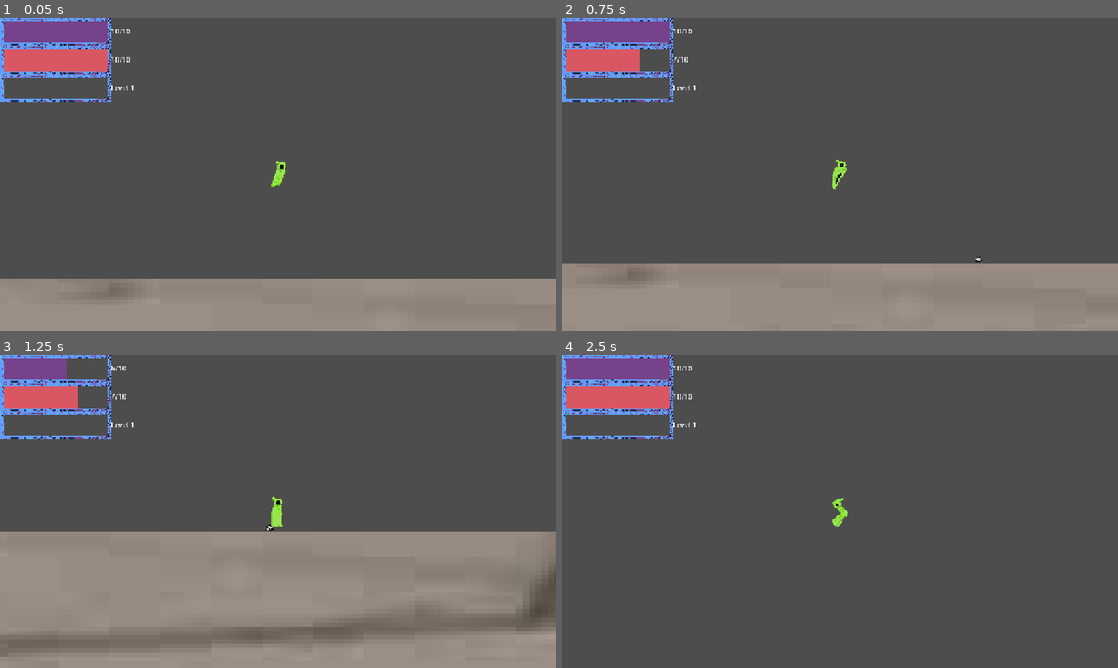
Above: before the commit, frames 1-4 (two rows, left to right).
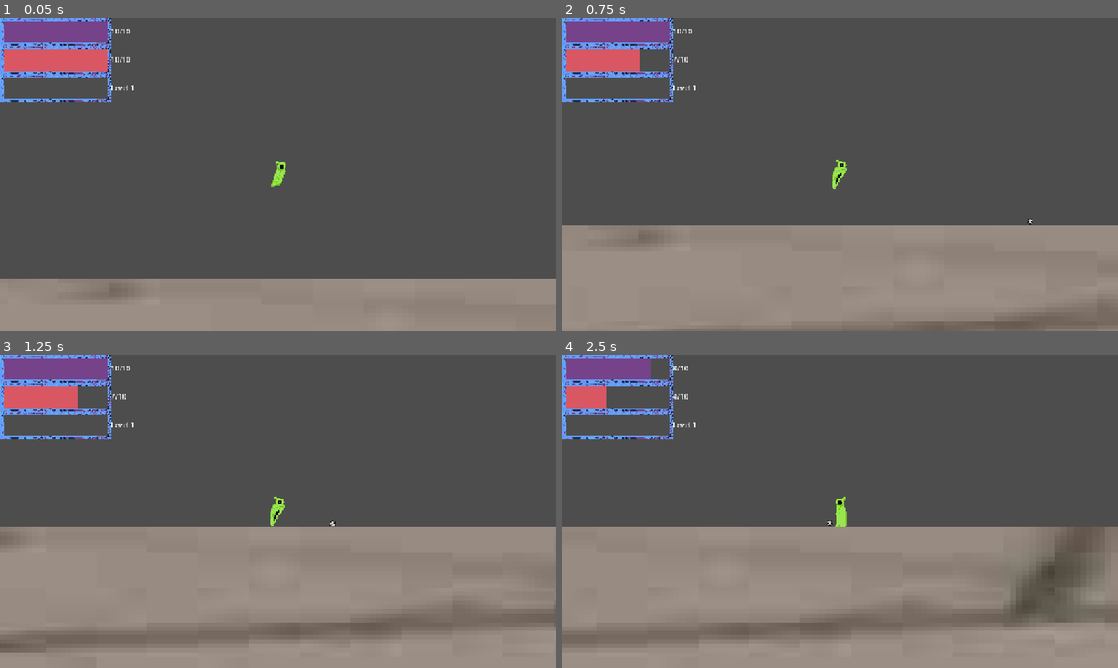
Above: after the commit, the same moments.

Repository: BigGaetan/Doom-rogue-like
Game: Godot game, scene res://scenes/level.tscn
Same seed, same stepped clock (60 frames per second), same inputs: the game is played once before the commit and once after it.
Inputs:
- Up to frame 1 (0.05 s): no input
- Up to frame 2 (0.75 s): tap Enter (ui_accept) at 0.5 s; hold Right (ui_right) from 0.53 s (still down); tap E (cast_spell) at 0.6 s
- Up to frame 3 (1.25 s): keep holding Right (ui_right); tap Enter (ui_accept) at 0.77 s
- Up to frame 4 (2.5 s): tap E (cast_spell) at 1.35, 2.1 s; tap Enter (ui_accept) at 1.52 s; release Right (ui_right) at 2.03 s; hold Left (ui_left) from 2.03 s (still down)

Frame 1 is identical in both runs. In frame 2, 14% of the frame differs, in the area x 0-100%, y 64-100%; in frame 3, 3.1%; in frame 4, 45%, in the area x 0-100%, y 1-100%.

Commit message:
shifting reality mon mate est un sociotpathe

Diff:
--- a/scripts/enemy.gd
+++ b/scripts/enemy.gd
@@ -97,8 +97,8 @@
 		state = "patrol"
 
 func _on_attaque_area_body_entered(body: Node2D) -> void:
-	if body.is_in_group("player"):
+	if body.is_in_group("player") && can_attack:
 		body.take_damage(2, global_position)
 		can_attack = false
-		await get_tree().create_timer(1.0).timeout
+		await get_tree().create_timer(Global.knockback_timer).timeout
 		can_attack = true
--- a/scripts/global.gd
+++ b/scripts/global.gd
@@ -1,14 +1,56 @@
 extends Node
 
 @onready var modify_menu = get_tree().get_first_node_in_group("modify_menu")
+@onready var player = get_tree().get_first_node_in_group("player")
+@onready var enemies = get_tree().get_nodes_in_group("enemy")
+
+var modifys = ["scene","knockbackH","knockbackV","HP","speed","speedEnemy"]
+
 
 var GRAVITY = 900
-var speed_enemy = 15.0
-var speed_player = 20.0
+var speed_enemy = 10.0
+var speed_player = 15.0
 var speed_fireball = 125.0
 var knockback_force = 150.0
+var knockback_timer = 2.0
+
 
 func _input(event):
 	if Input.is_action_just_pressed("modify_menu"):
 		modify_menu.visible = !modify_menu.visible
 		#get_tree().paused = modify_menu.visible
+
+func shifting_reality():
+	var nbShifting = randf_range(1,len(modifys))
+	var shifting = get_random_names(nbShifting)
+	print("liste des modificateurs : ", shifting)
+
+	for i in shifting:
+		modify_fun(i)
+
+
+func modify_fun(name): # ilfaut que je créer une éthode pour chaque name
+	if name == "scene":
+		print("changemEEEEEENNNNNNNNNNNNNT")
+		#get_tree().change_scene_to_file("res://Level2.tscn")
+	elif name == "knockbackH":
+		player.knockback_force = 100
+	elif name == "knockbackV":
+		player.knockback_vertical = 100
+	elif name == "HP":
+		player.max_hp = 100
+		player.hp = 100
+	elif name == "speed":
+		player.SPEED = 100
+	elif name == "speedEnemy":
+		for e in enemies:
+			e.SPEED *= 1.5
+
+
+
+func get_random_names(count:int) -> Array:
+	var copy = modifys.duplicate()
+	copy.shuffle()
+	count = min(count, copy.size())
+
+	return copy.slice(0, count)
--- a/scripts/player.gd
+++ b/scripts/player.gd
@@ -5,13 +5,13 @@
 @export var fireball_scene: PackedScene
 
 var SPEED = Global.speed_player
-const JUMP_VELOCITY = -135.0
+const JUMP_VELOCITY = -120.0
 
 var knockback_force = Global.knockback_force
 var knockback_vertical = -20
 
 var is_knockback = false
-var knockback_timer = 2
+var knockback_timer = Global.knockback_timer
 
 # HP
 var max_hp = 10
@@ -61,8 +61,8 @@
 
 
 	## test pour l'ajout et reduction des bars
-	#if Input.is_action_just_pressed("ui_cancel"):
-		#add_xp(3)
+	if Input.is_action_just_pressed("ui_cancel"):
+		add_xp(3)
 	#
 	#if Input.is_action_just_pressed("ui_up"):
 		#take_damage(1)
@@ -108,11 +108,13 @@
 
 func level_up():
 	level += 1
-	xp -= xp_to_next_level
+	xp = 0
 	xp_to_next_level = int(xp_to_next_level*1.25)
 
 	hp = max_hp
 	mana = max_mana
+
+	Global.shifting_reality()
 
 	print("Level Up \n level : ", level)
 
